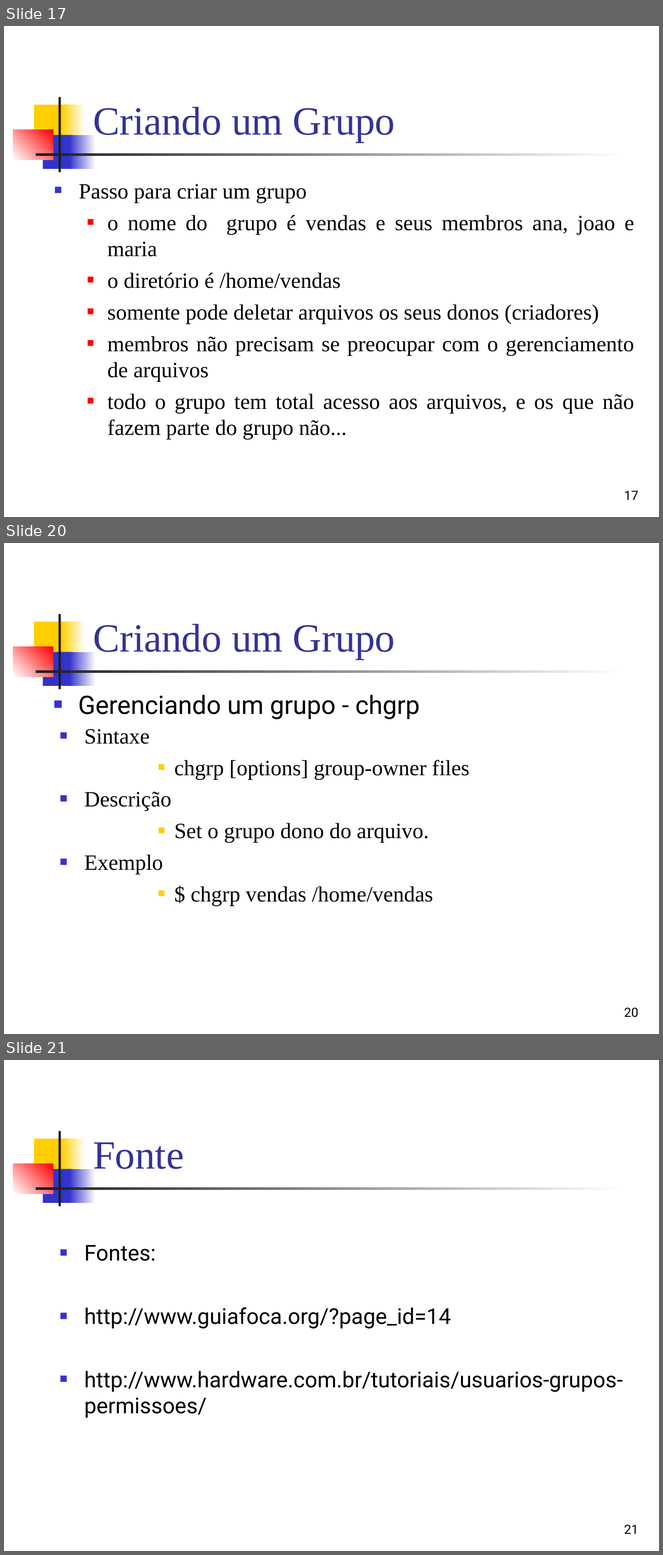
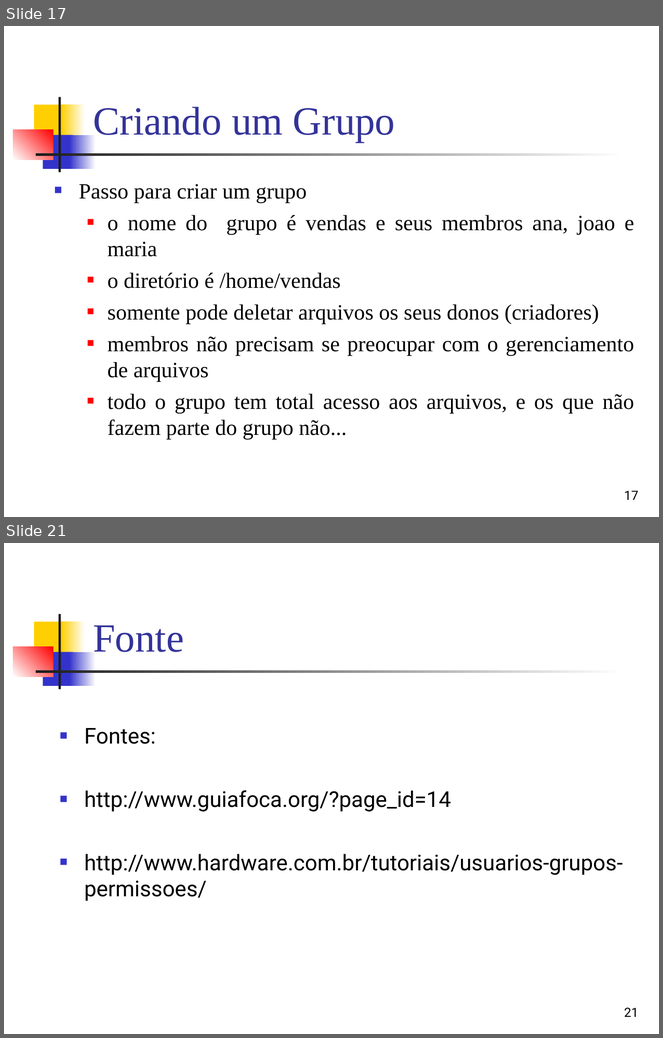
Before and after one commit to IgorSantos1996/SEMAC, a slide deck: Aula - 06 - Administrar Usuarios e Grupos.ppt. Shown one above the other, each under a label of ours: slides 17, 20 and 21 before the commit, slides 17 and 21 after it; the slides between them are not shown. The pictures are 663x1555 and 663x1038 pixels, drawn with LibreOffice and Linux fonts; fonts in the diff are those of the drawing. Boxes give left, top, right and bottom in pixels: in the first picture for what was removed or moved away, otherwise in the second. Text is boxed around its words. In the diff, an @@ line names an element or a change of style, - is before the commit and + after.

```diff
--- a/Aula - 06 - Administrar Usuarios e Grupos.ppt
+++ b/Aula - 06 - Administrar Usuarios e Grupos.ppt
@@ slide 20 removed at (x1=4, y1=543, x2=659, y2=1034), background #FFFFFF; not listed: 7 template elements that a slide beside it also shows @@
@@ title removed at (x1=93, y1=624, x2=396, y2=659) @@
-Criando um Grupo
@@ text removed at (x1=78, y1=695, x2=420, y2=720) @@
-■ Gerenciando um grupo - chgrp
@@ text removed at (x1=84, y1=729, x2=469, y2=906) @@
-■ Sintaxe
-      ■ chgrp [options] group-owner files
-■ Descrição
-      ■ Set o grupo dono do arquivo.
-■ Exemplo
-      ■ $ chgrp vendas /home/vendas
@@ page number removed at (x1=624, y1=1008, x2=639, y2=1018) @@
-20
```
Also in this commit, not shown: 5 slides changed, 1 slide added.
